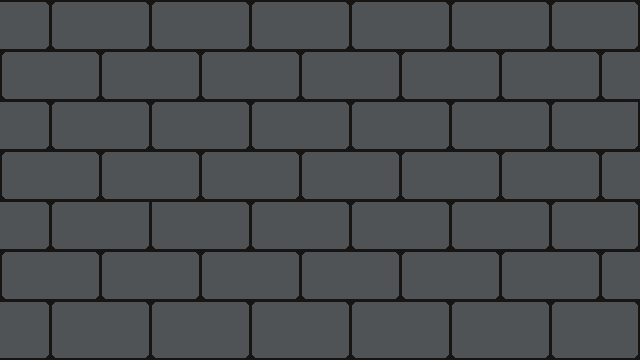
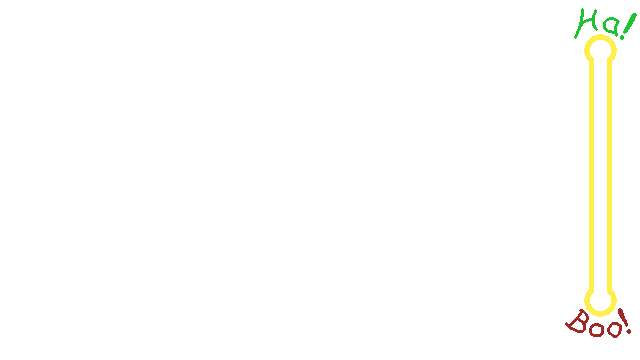
Layered file, before and after one edit (640×360). Changes by layer:
showed "new layer #1", painted on it over [565, 8, 637, 338]
hid "Object #1", painted on it over [0, 0, 640, 360]
hid "Object" over [0, 0, 640, 360]
